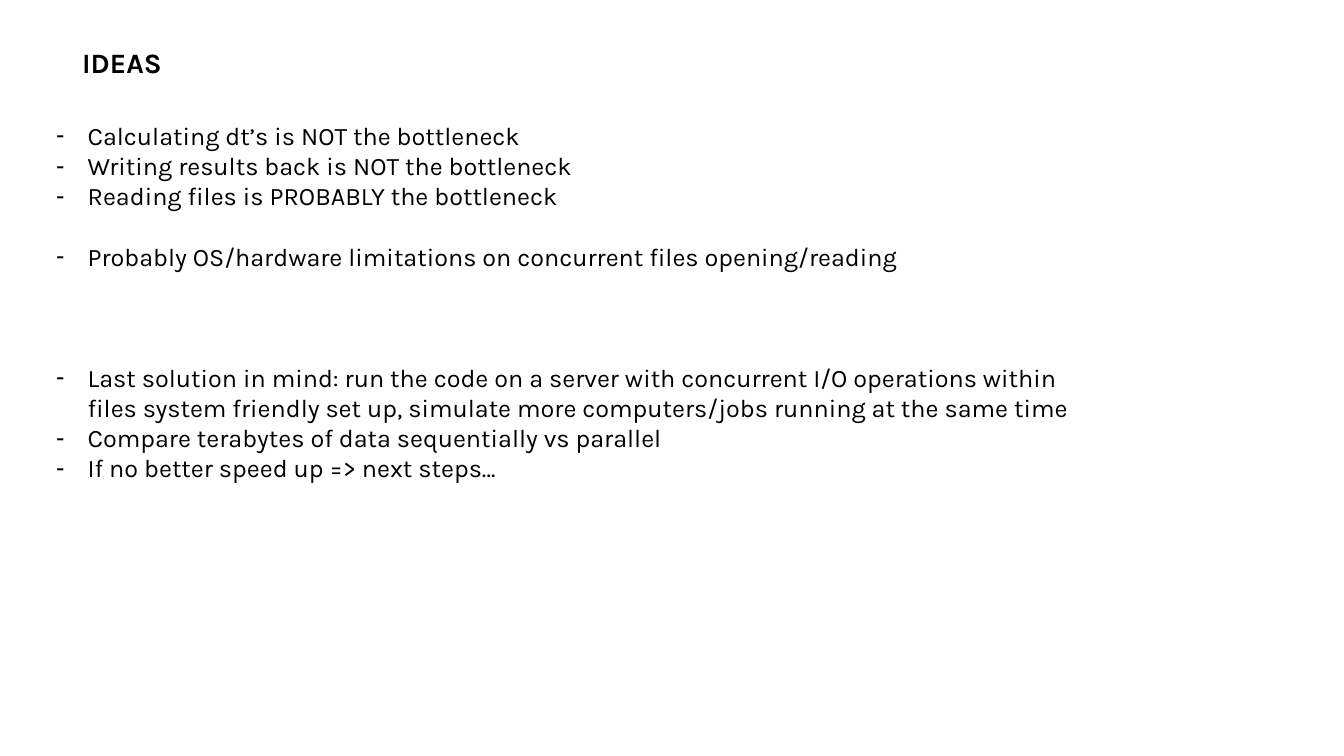
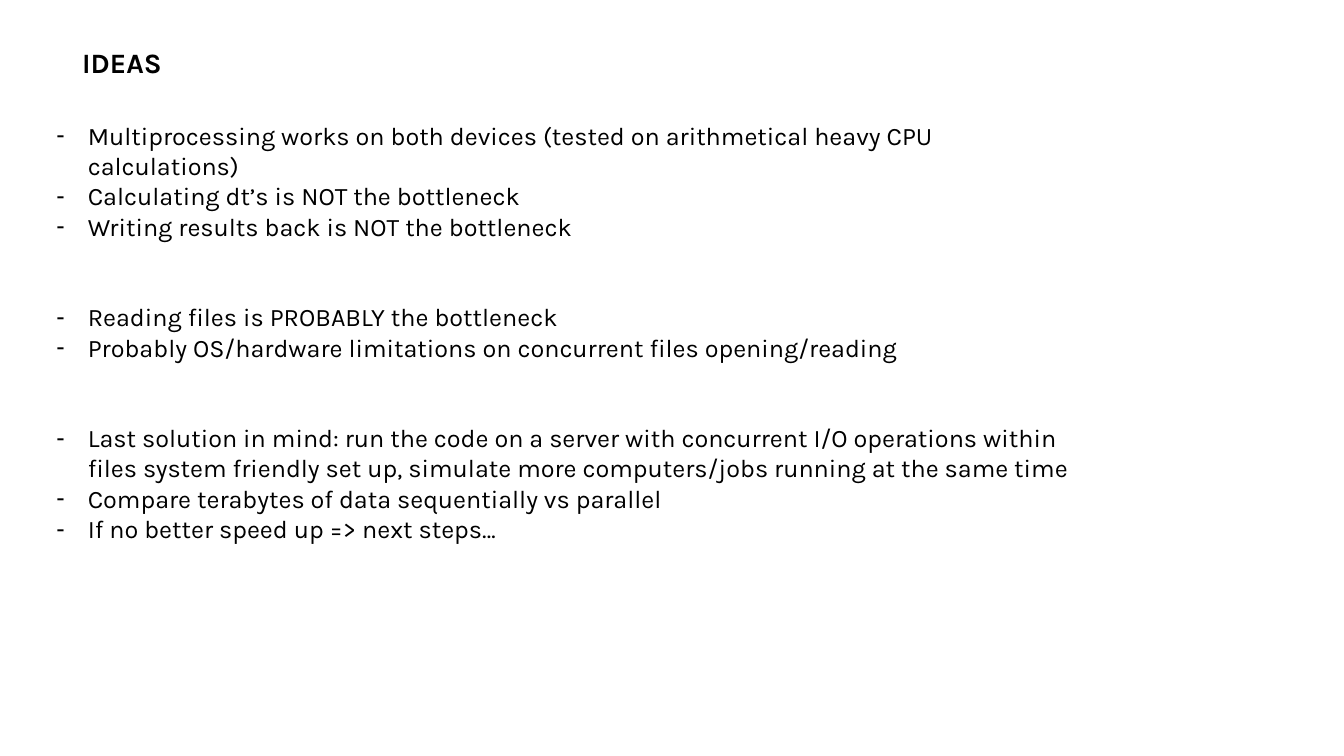
Before and after one commit to sevaedmi/LinoSPAD2, a slide deck: slide 8 of progress.pptx (slide 4 before the commit). Drawn at 1344x756 pixels with LibreOffice and Linux fonts; fonts in the diff are those of the drawing. Boxes give left, top, right and bottom in pixels: in the first picture for what was removed or moved away, otherwise in the second. Text is boxed around its words. In the diff, an @@ line names an element or a change of style, - is before the commit and + after.

```diff
--- a/progress.pptx
+++ b/progress.pptx
@@ text at (88, 127, 933, 178): paragraph added @@
+– Multiprocessing works on both devices (tested on arithmetical heavy CPU calculations)
```
Also in this commit, not shown: 2 other slides changed, 4 slides added.
